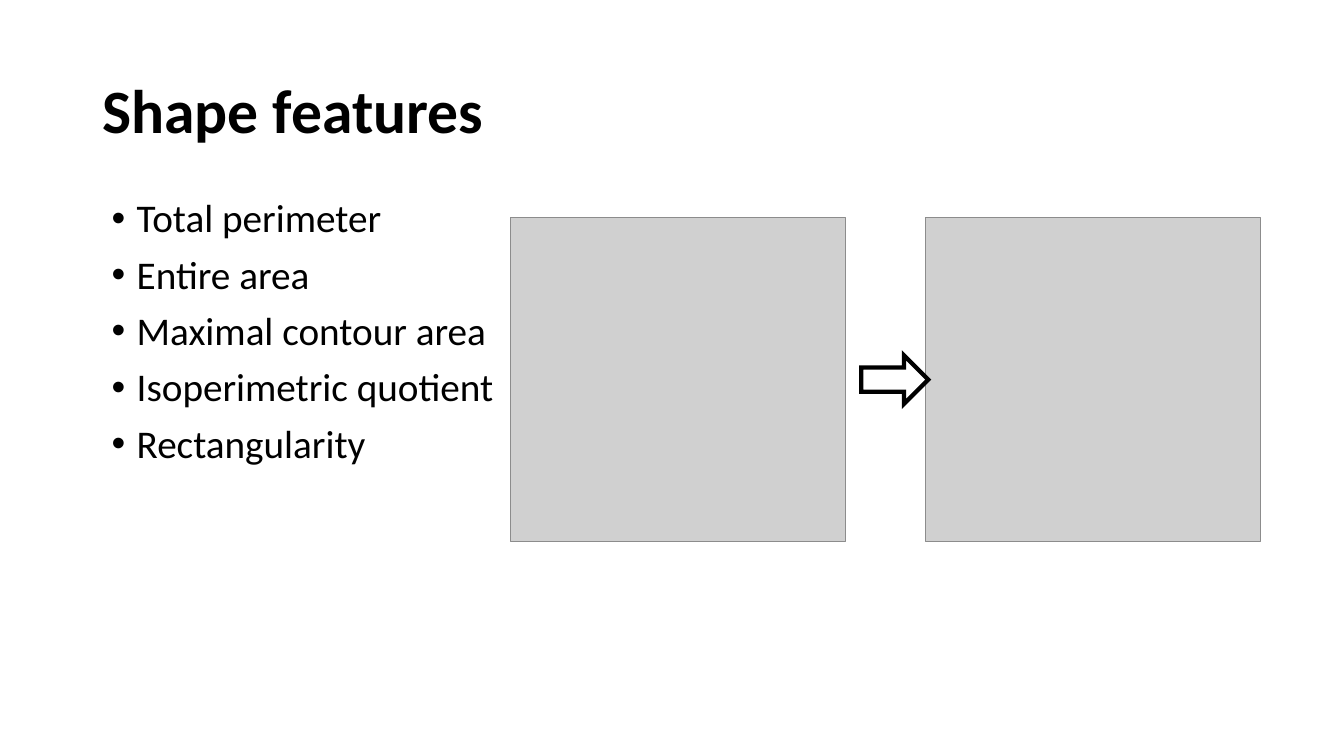
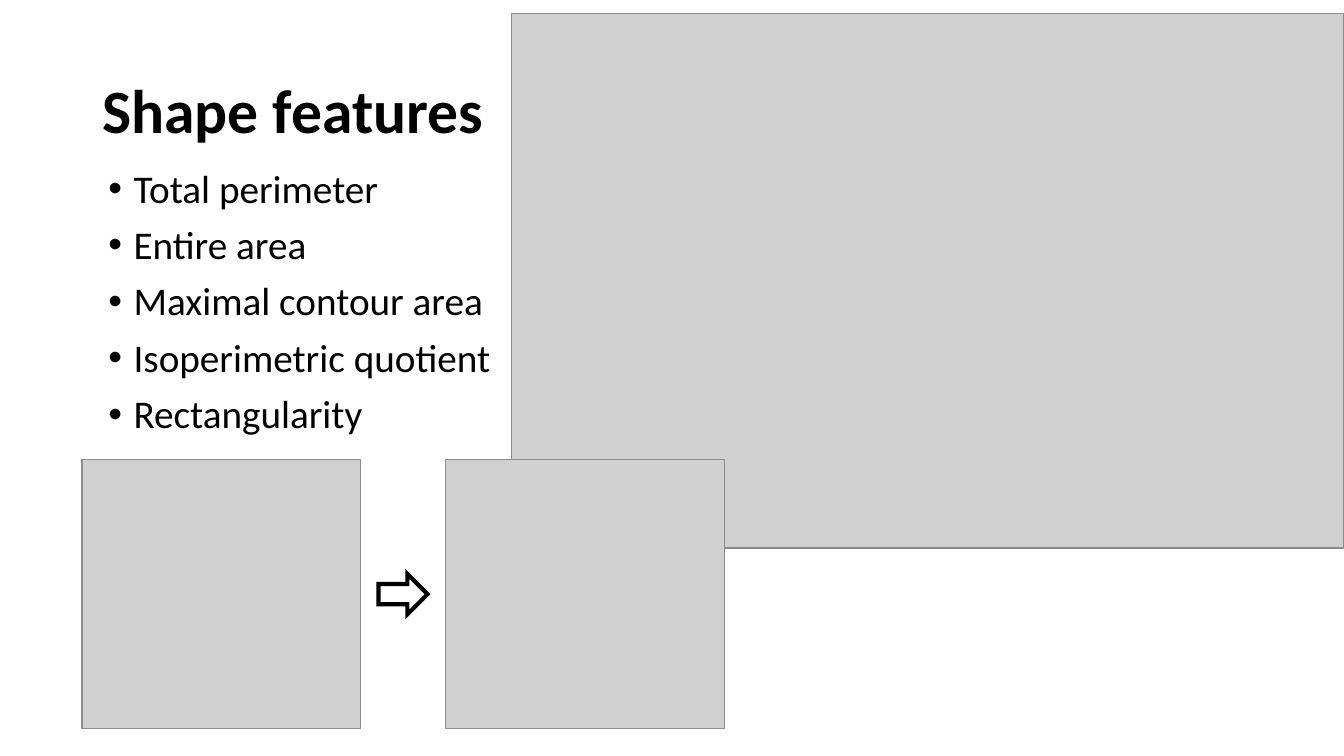
Before and after one commit to Anacriel/plant_seed_classification, a slide deck: slide 8 of reports/paper/word_version/Jakovlev_Presentation_TELECCON_2019.pptx. Drawn at 1344x756 pixels with LibreOffice and Linux fonts; fonts in the diff are those of the drawing; grey boxes stand for pictures. Boxes give left, top, right and bottom in pixels: in the first picture for what was removed or moved away, otherwise in the second. Text is boxed around its words. In the diff, an @@ line names an element or a change of style, - is before the commit and + after.

```diff
--- a/reports/paper/word_version/Jakovlev_Presentation_TELECCON_2019.pptx
+++ b/reports/paper/word_version/Jakovlev_Presentation_TELECCON_2019.pptx
@@ picture added at (511,13,1344,548) @@
@@ text "Total perimeter": place and size @@
-text "Total perimeter" at (137,204,493,465)
+text "Total perimeter" at (134,175,490,435)
@@ picture: place and size @@
-picture at (510,218,846,541)
+picture at (82,460,360,728)
@@ picture: place and size @@
-picture at (926,218,1261,541)
+picture at (446,460,724,728)
@@ right arrow: place and size @@
-right arrow at (861,355,929,403)
+right arrow at (379,574,429,614)
```
Also in this commit, not shown: 1 other slide changed.
